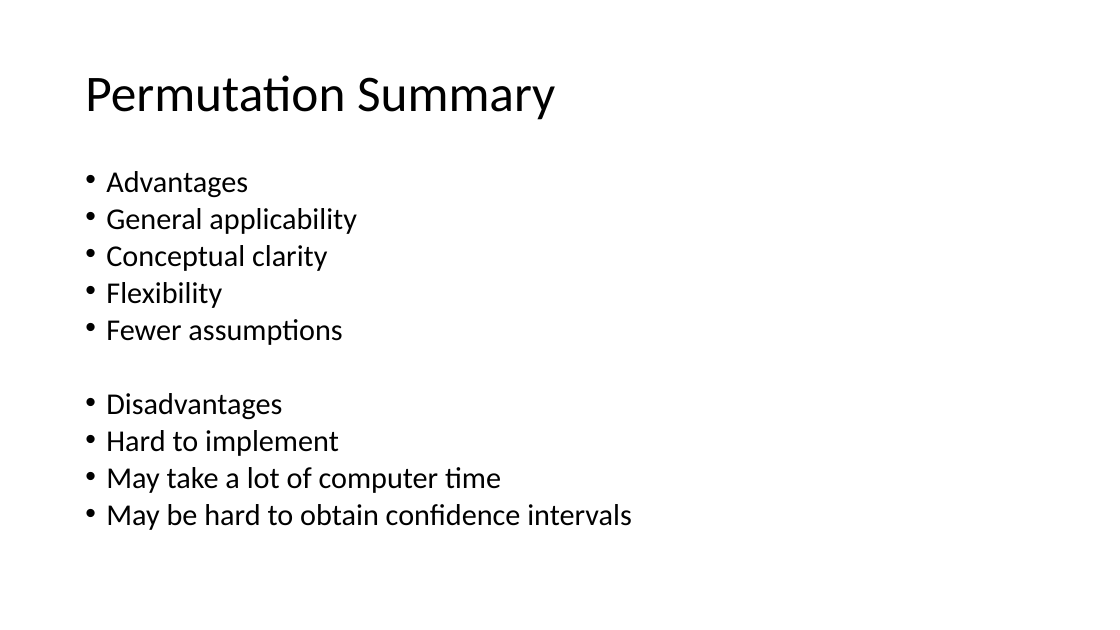
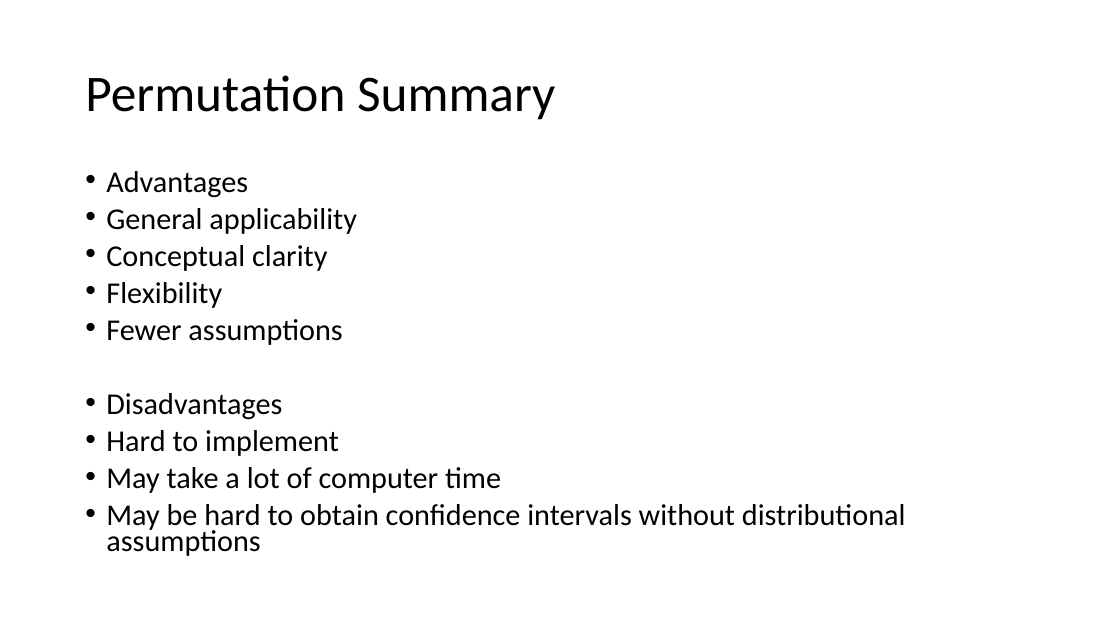
Before and after one commit to VTQuantMethodsEEB/klangwig, a slide deck: slide 18 of lectures/le_5_tests.pptx (slide 41 before the commit). Drawn at 1120x630 pixels with LibreOffice and Linux fonts; fonts in the diff are those of the drawing. Boxes give left, top, right and bottom in pixels: in the first picture for what was removed or moved away, otherwise in the second. Text is boxed around its words. In the diff, an @@ line names an element or a change of style, - is before the commit and + after.

```diff
--- a/lectures/le_5_tests.pptx
+++ b/lectures/le_5_tests.pptx
@@ text at <box>106,504,906,556</box>: text changed @@
-• May be hard to obtain confidence intervals
+• May be hard to obtain confidence intervals without distributional assumptions
```
Also in this commit, not shown: 2 other slides changed, 1 slide added, 9 slides removed, 3 other files.
